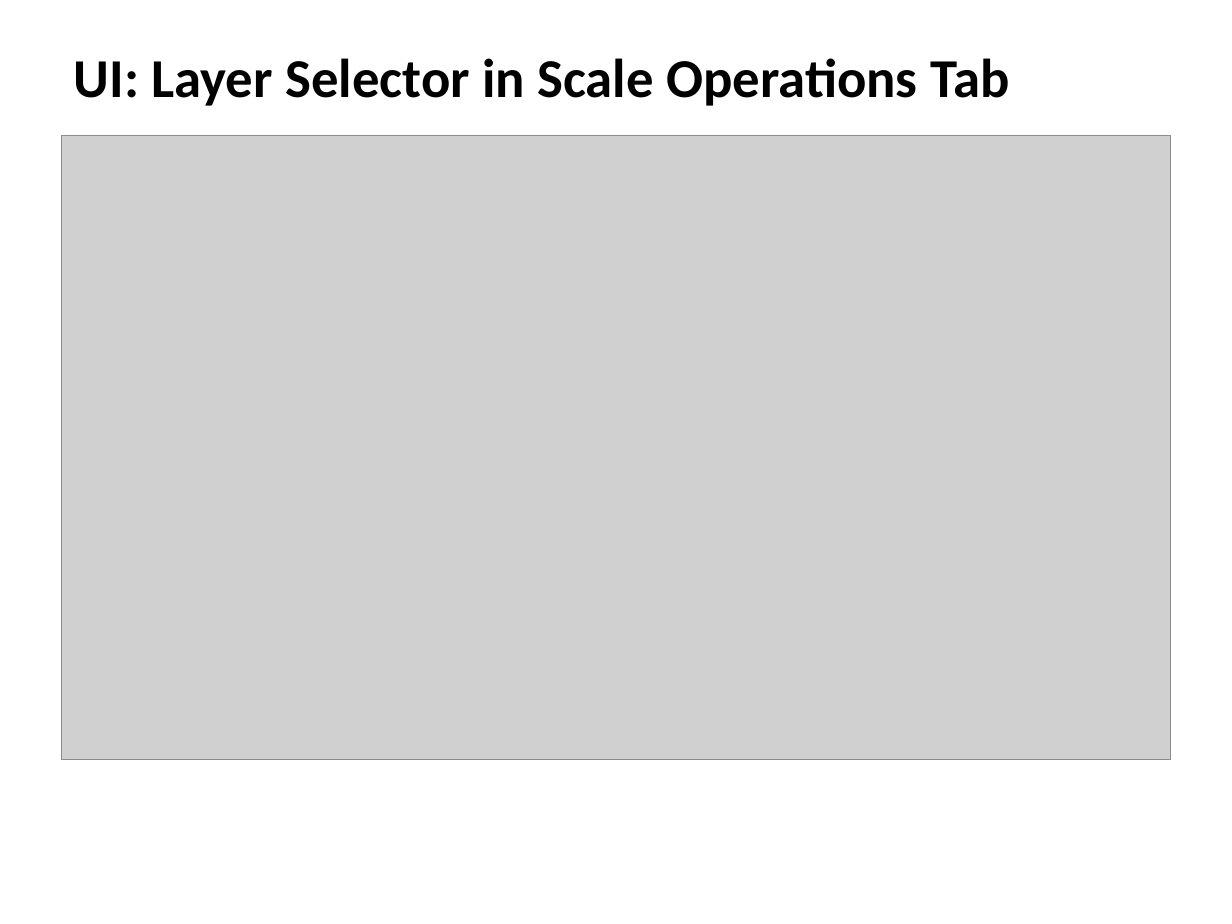
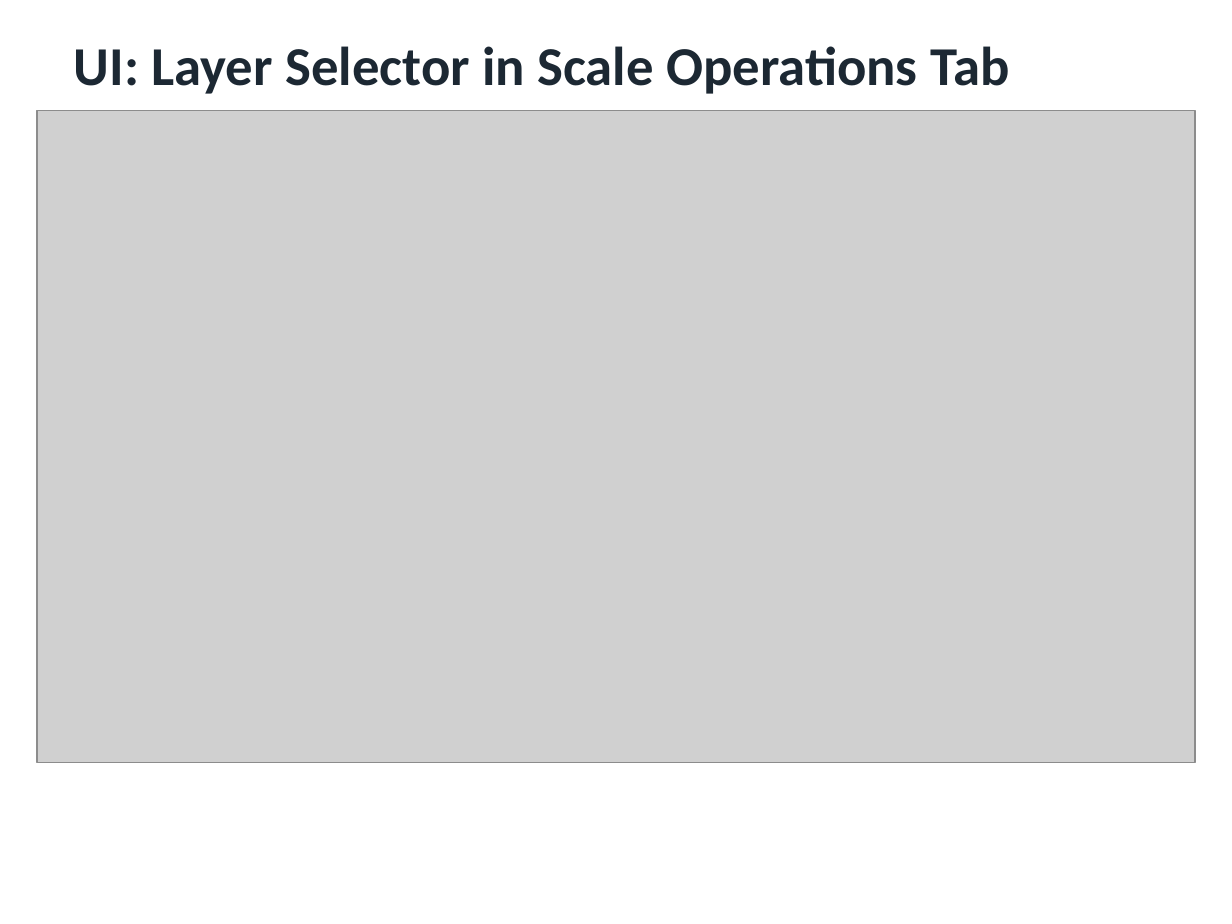
Before and after one commit to rysweet/azure-tenant-grapher, a slide deck: slide 13 of Multi_Layer_Graph_Projections.pptx (slide 11 before the commit). Drawn at 1232x924 pixels with LibreOffice and Linux fonts; fonts in the diff are those of the drawing; grey boxes stand for pictures. Boxes give left, top, right and bottom in pixels: in the first picture for what was removed or moved away, otherwise in the second. Text is boxed around its words. In the diff, an @@ line names an element or a change of style, - is before the commit and + after.

```diff
--- a/Multi_Layer_Graph_Projections.pptx
+++ b/Multi_Layer_Graph_Projections.pptx
@@ text "UI: Layer Selector in Scale ...": place and size @@
-text "UI: Layer Selector in Scale ..." at (74,58,1009,106)
+text "UI: Layer Selector in Scale ..." at (74,46,1009,94)
@@ text "UI: Layer Selector in Scale ..." at (74,46,1009,94): text colour #000000 to #1C2833 @@
@@ picture: place and size @@
-picture at (62,136,1170,759)
+picture at (37,111,1195,763)
```
Also in this commit, not shown: 10 other slides changed, 5 slides added, 6 slides removed, 7 other files.
